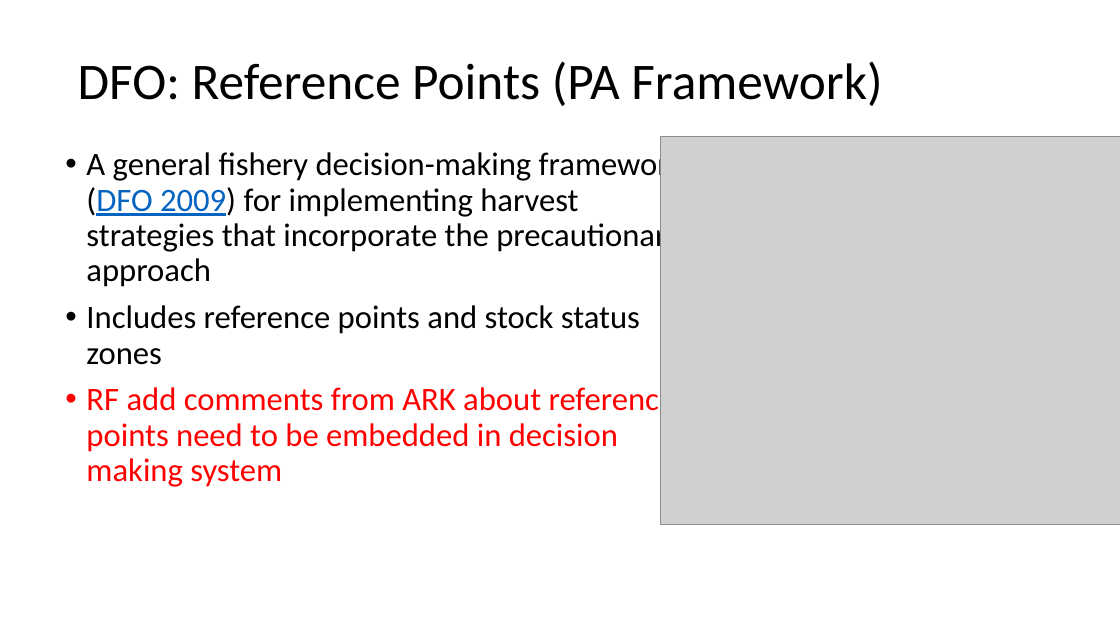
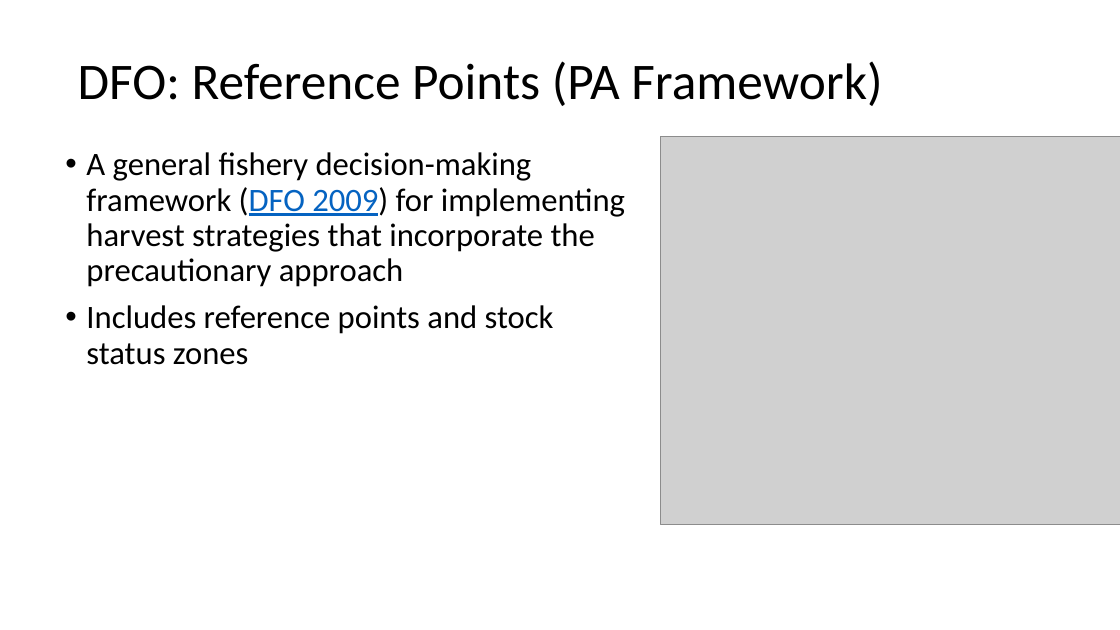
Before and after one commit to TESA-workshops/Ref-Pt-101, a slide deck: slide 10 of RefPt101_draft+rf.pptx (slide 7 before the commit). Drawn at 1120x630 pixels with LibreOffice and Linux fonts; fonts in the diff are those of the drawing; grey boxes stand for pictures. Boxes give left, top, right and bottom in pixels: in the first picture for what was removed or moved away, otherwise in the second. Text is boxed around its words. In the diff, an @@ line names an element or a change of style, - is before the commit and + after.

```diff
--- a/RefPt101_draft+rf.pptx
+++ b/RefPt101_draft+rf.pptx
@@ text at (86, 384, 676, 487): paragraph removed @@
-• RF add comments from ARK about reference points need to be embedded in decision making system
```
Also in this commit, not shown: 15 other slides changed, 12 slides added, 1 slide removed.
